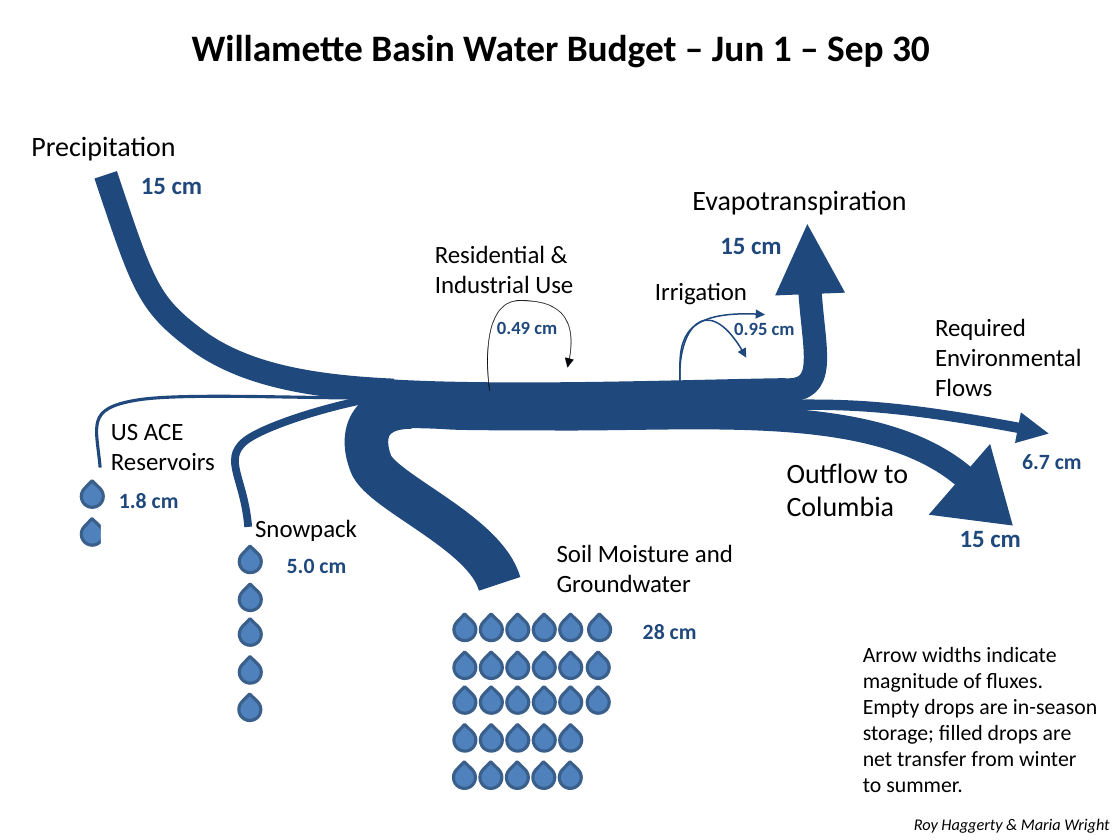
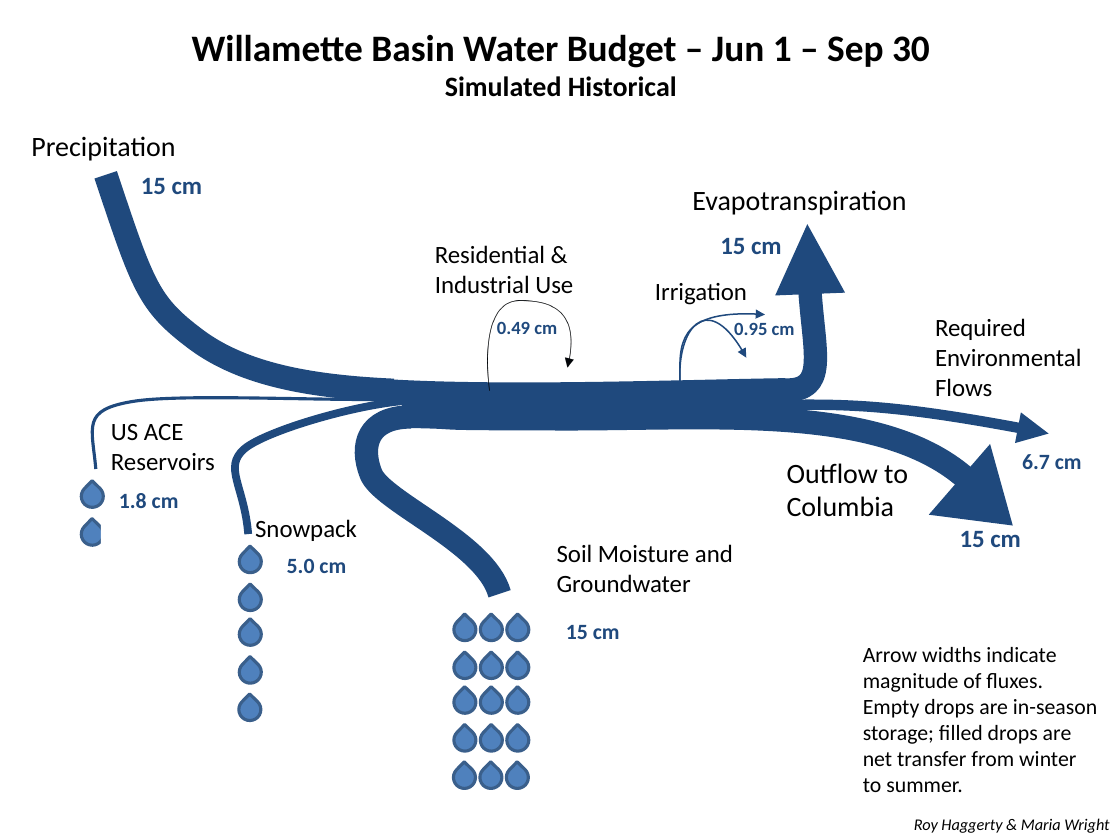
Before and after one commit to marathanman4202/WB-box-diagram, a slide deck: slide 3 of WaterBudget.pptx (slide 2 before the commit). Drawn at 1120x840 pixels with LibreOffice and Linux fonts; fonts in the diff are those of the drawing. Boxes give left, top, right and bottom in pixels: in the first picture for what was removed or moved away, otherwise in the second. Text is boxed around its words. In the diff, an @@ line names an element or a change of style, - is before the commit and + after.

```diff
--- a/WaterBudget.pptx
+++ b/WaterBudget.pptx
@@ text at (445,76,677,97): paragraph added @@
+Simulated Historical
@@ freeform shape: place and size @@
-freeform shape at (96,396,422,468)
+freeform shape at (92,398,418,469)
@@ freeform shape: place and size @@
-freeform shape at (235,393,421,528)
+freeform shape at (235,400,421,534)
@@ freeform shape: place and size @@
-freeform shape at (366,407,500,584)
+freeform shape at (366,417,500,594)
@@ freeform shape at (366,417,500,594): outline #1F497D 28 pt to #1F497D 15 pt @@
@@ text at (566,625,620,639): text changed @@
-28 cm
+15 cm
@@ group removed at (528,614,616,793): 13 teardrops @@
```
Also in this commit, not shown: 1 other slide changed, 1 slide added, 1 other file.
